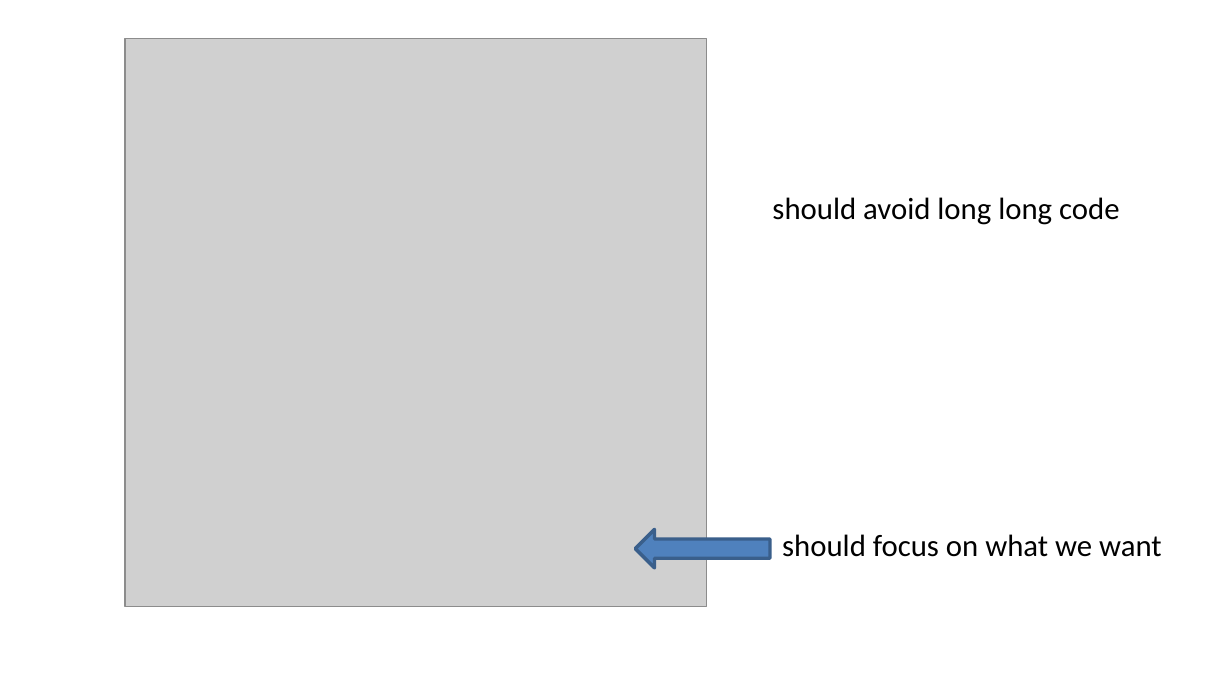
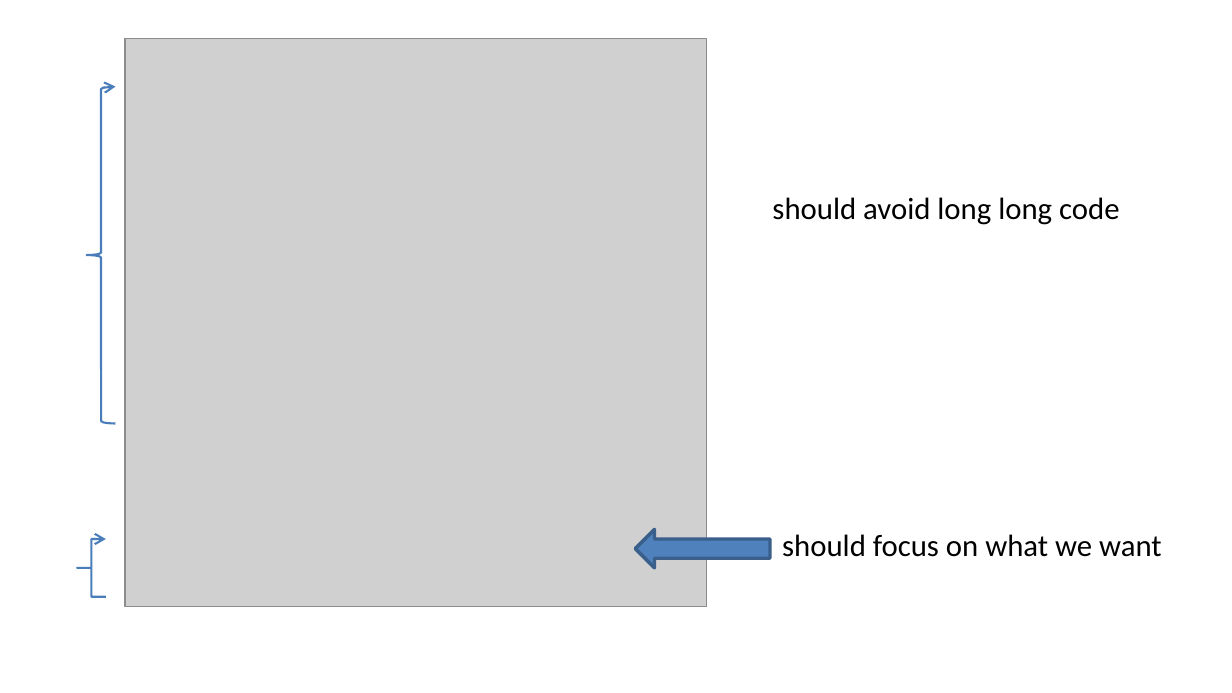
Before and after one commit to qicosmos/cppcon2018, a slide deck: slide 29 of cppcon2018.pptx. Drawn at 1232x693 pixels with LibreOffice and Linux fonts; fonts in the diff are those of the drawing; grey boxes stand for pictures. Boxes give left, top, right and bottom in pixels: in the first picture for what was removed or moved away, otherwise in the second. Text is boxed around its words. In the diff, an @@ line names an element or a change of style, - is before the commit and + after.

```diff
--- a/cppcon2018.pptx
+++ b/cppcon2018.pptx
@@ left brace added at (86,86,115,423), outline #4B7EBC 1.25 pt @@
@@ left brace added at (76,540,105,598), outline #4B7EBC 1.25 pt @@
```
Also in this commit, not shown: 9 other slides changed, 3 slides added, 3 slides removed.
